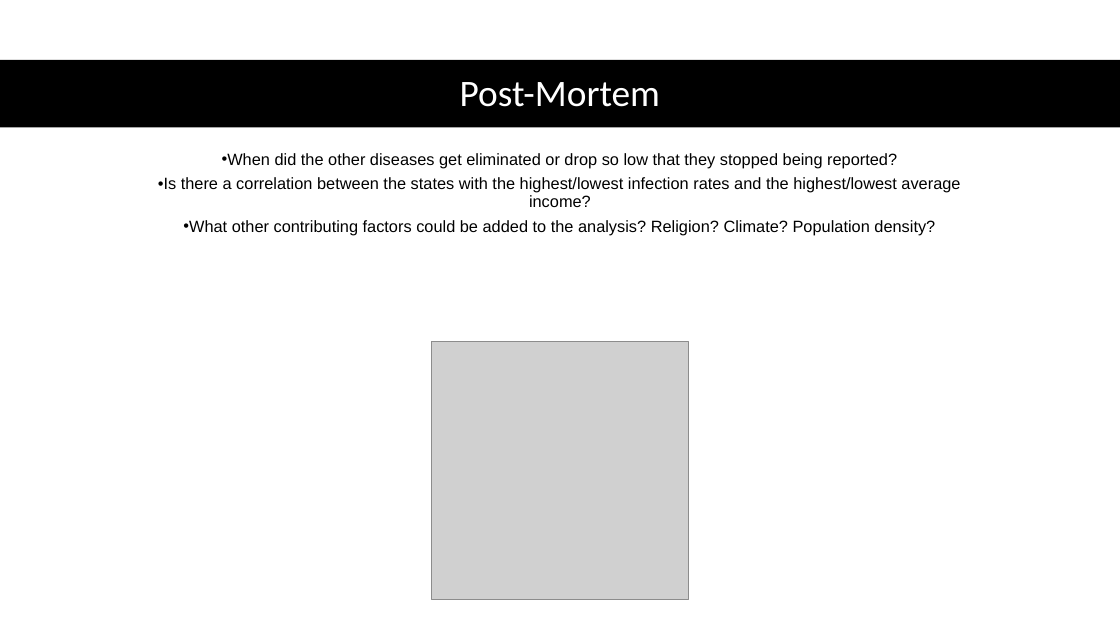
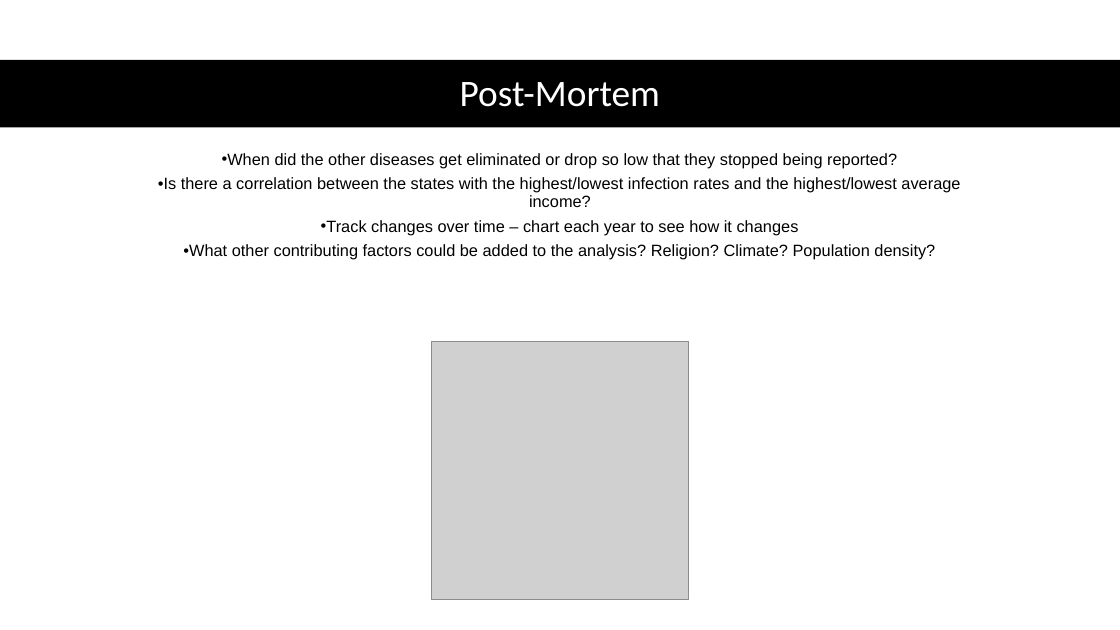
Before and after one commit to SamClements94/Project-1, a slide deck: slide 13 of Effects of Income Level on Disease Rates.pptx. Drawn at 1120x630 pixels with LibreOffice and Linux fonts; fonts in the diff are those of the drawing; grey boxes stand for pictures. Boxes give left, top, right and bottom in pixels: in the first picture for what was removed or moved away, otherwise in the second. Text is boxed around its words. In the diff, an @@ line names an element or a change of style, - is before the commit and + after.

```diff
--- a/Effects of Income Level on Disease Rates.pptx
+++ b/Effects of Income Level on Disease Rates.pptx
@@ text at [321, 220, 799, 235]: paragraph added @@
+• Track changes over time – chart each year to see how it changes
```
Also in this commit, not shown: 4 other slides changed.
